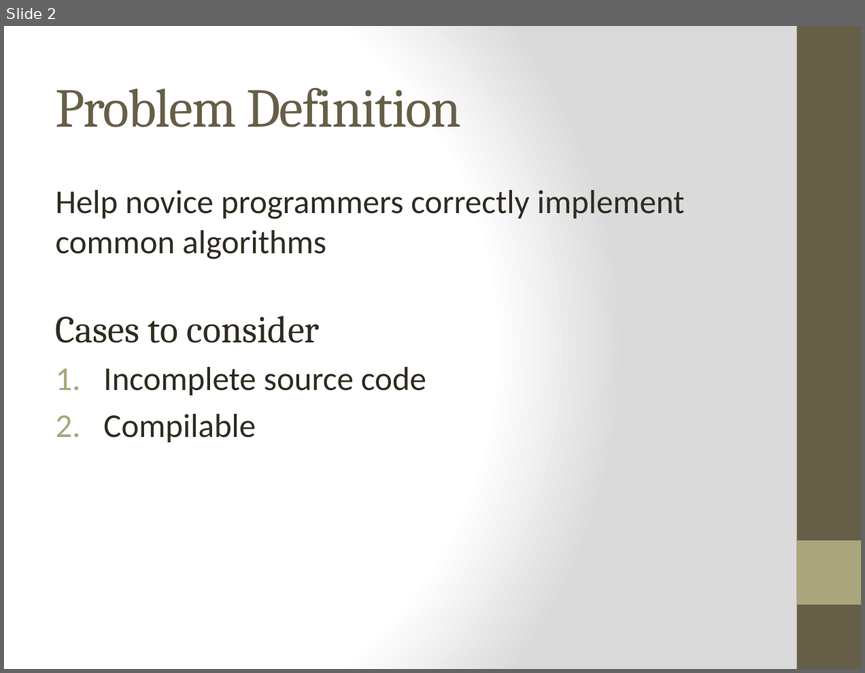
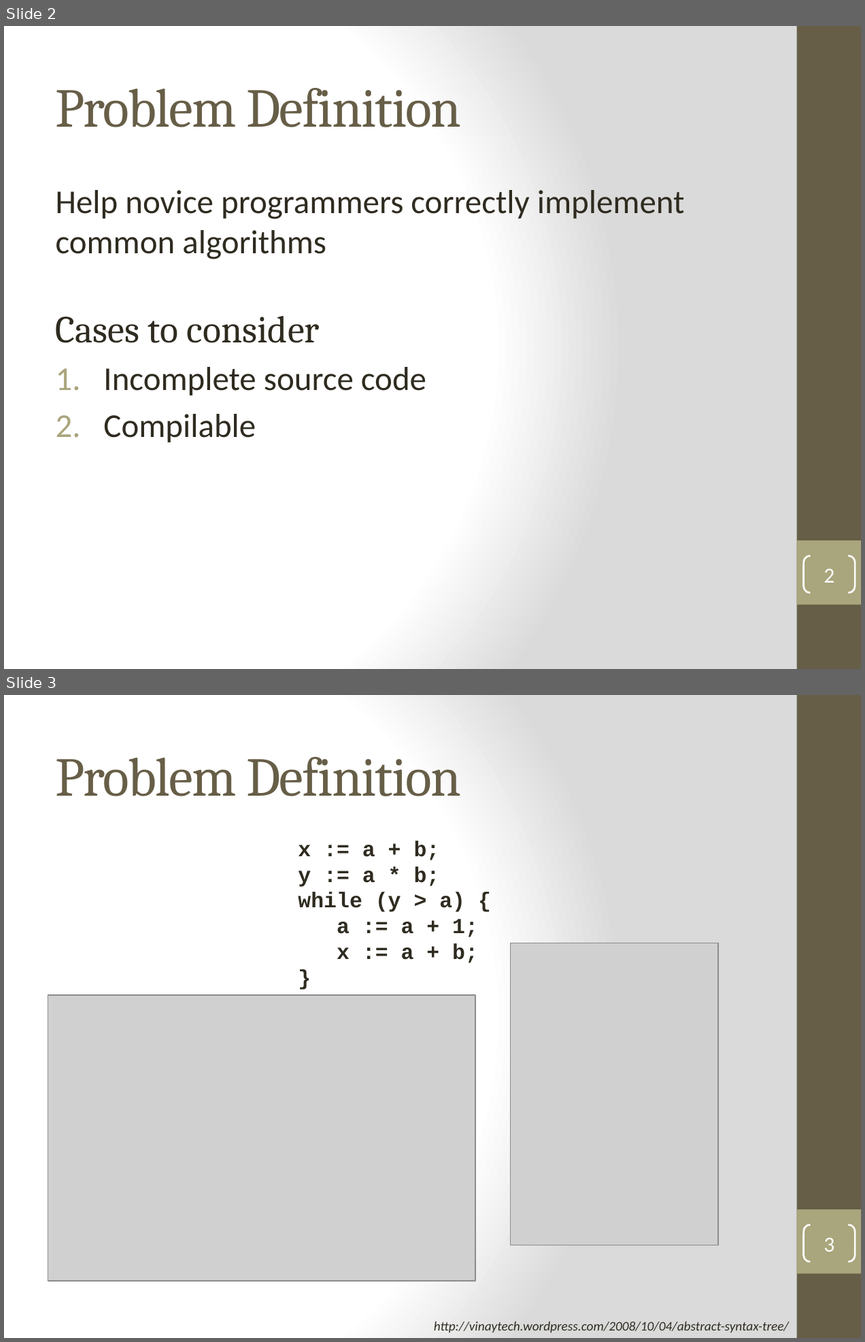
Before and after one commit to SuitAndThai/Graph-Matching, a slide deck: Documents/Fall Presentation.pptx. Shown one above the other, each under a label of ours: slide 2 before the commit, slides 2 and 3 after it. The pictures are 865x673 and 865x1342 pixels, drawn with LibreOffice and Linux fonts; fonts in the diff are those of the drawing; grey boxes stand for pictures. Boxes give left, top, right and bottom in pixels: in the first picture for what was removed or moved away, otherwise in the second. Text is boxed around its words. In the diff, an @@ line names an element or a change of style, - is before the commit and + after.

```diff
--- a/Documents/Fall Presentation.pptx
+++ b/Documents/Fall Presentation.pptx
@@ slide 3 added at (x1=4, y1=695, x2=861, y2=1338), background gradient #FFFFFF to #DADADA; not listed: 2 template elements that a slide beside it also shows @@
@@ title added at (x1=56, y1=757, x2=462, y2=796), 46 pt, text #675E47 @@
+Problem Definition
@@ text added at (x1=298, y1=841, x2=478, y2=963), 18 pt, text #2F2B20, bold @@
+x := a + b;
+y := a * b;
+while (y > a) {
+a := a + 1;
+x := a + b;
+}
@@ picture added at (x1=511, y1=943, x2=718, y2=1245) @@
@@ picture added at (x1=48, y1=995, x2=475, y2=1280) @@
@@ page number added at (x1=804, y1=1225, x2=855, y2=1261), outline #FFFFFF 1.5 pt, 18 pt, text #FFFFFF @@
+3
@@ text added at (x1=434, y1=1321, x2=789, y2=1332), 11 pt, text #2F2B20, italic @@
+http://vinaytech.wordpress.com/2008/10/04/abstract-syntax-tree/
@@ slide 2 changed as well @@
@@ page number added at (x1=804, y1=556, x2=855, y2=592), outline #FFFFFF 1.5 pt, 18 pt, text #FFFFFF @@
+2
```
Also in this commit, not shown: 9 other slides changed, 1 other slide added.
